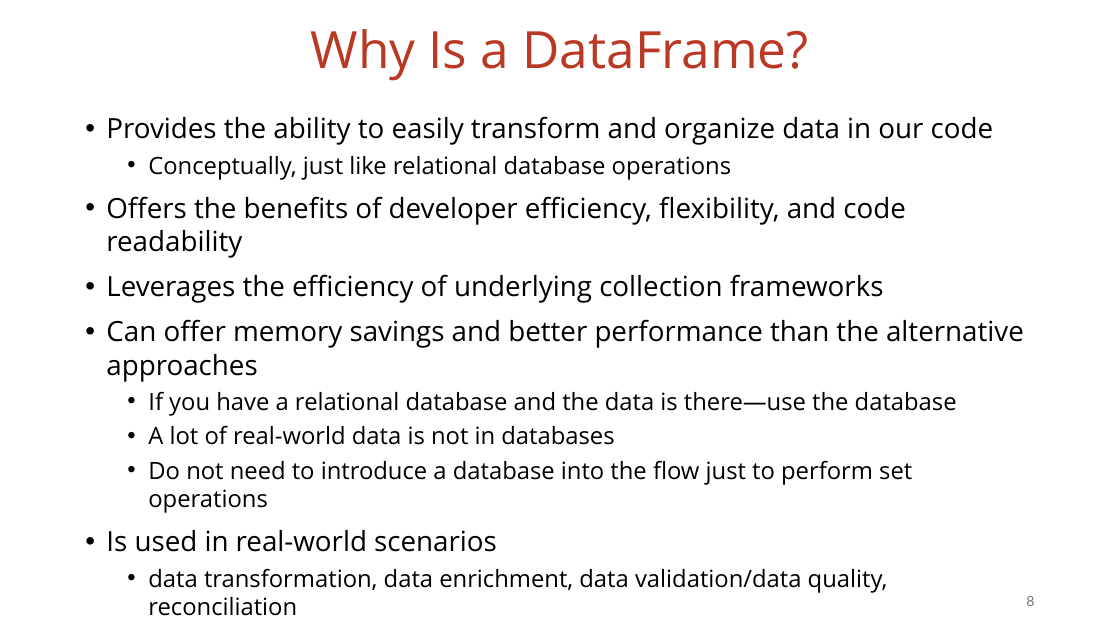
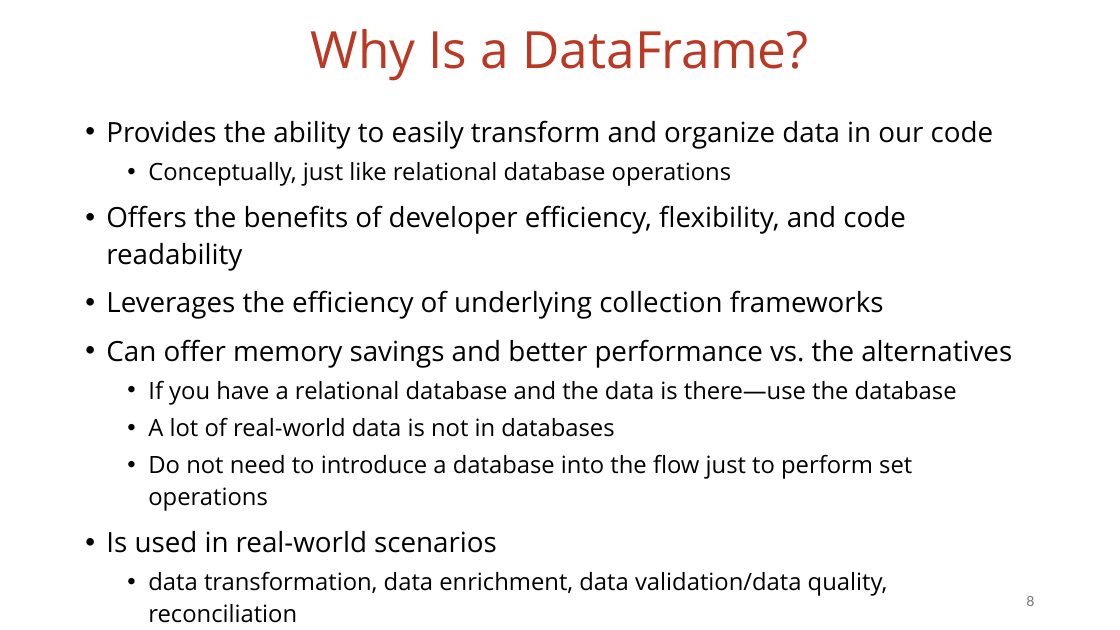
Before and after one commit to vmzakharov/missing-dataframe-talk, a slide deck: slide 8 of presentation/Missing_Dataframe_Long.pptx. Drawn at 1120x630 pixels with LibreOffice and Linux fonts; fonts in the diff are those of the drawing. Boxes give left, top, right and bottom in pixels: in the first picture for what was removed or moved away, otherwise in the second. Text is boxed around its words. In the diff, an @@ line names an element or a change of style, - is before the commit and + after.

```diff
--- a/presentation/Missing_Dataframe_Long.pptx
+++ b/presentation/Missing_Dataframe_Long.pptx
@@ text at (106, 120, 994, 553): line spacing 1 to 1.1 @@
@@ text at (106, 339, 1012, 368): text changed @@
-• Can offer memory savings and better performance than the alternative approaches
+• Can offer memory savings and better performance vs. the alternatives
```
Also in this commit, not shown: 2 other slides changed, 1 other file.
